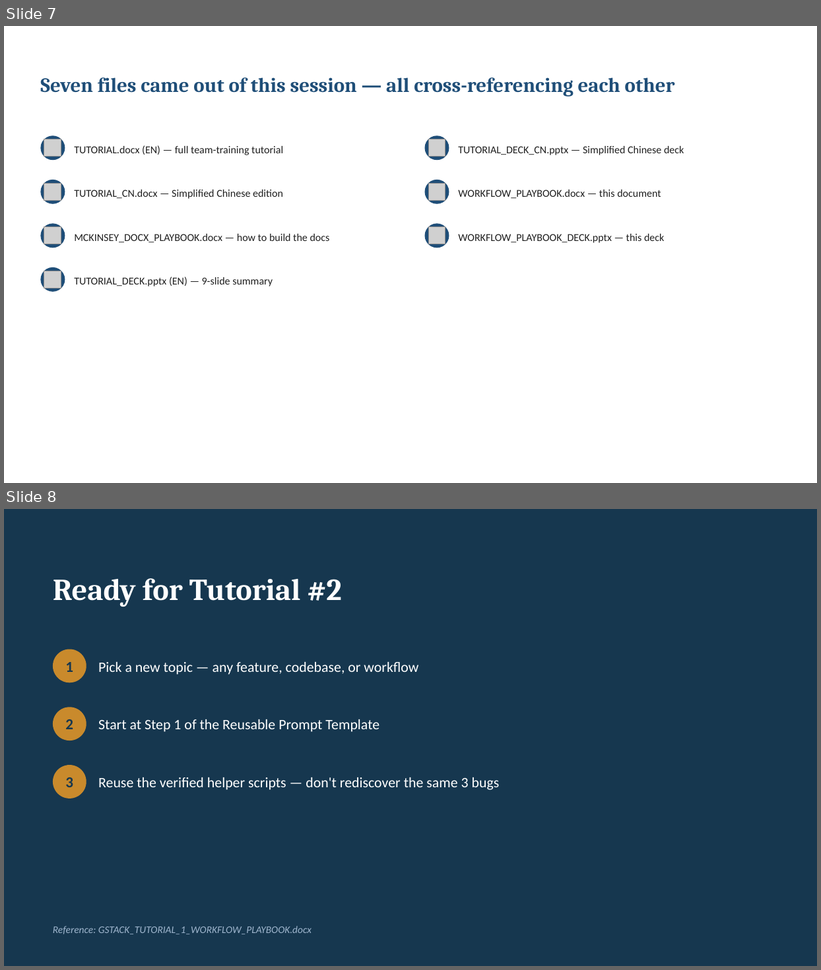
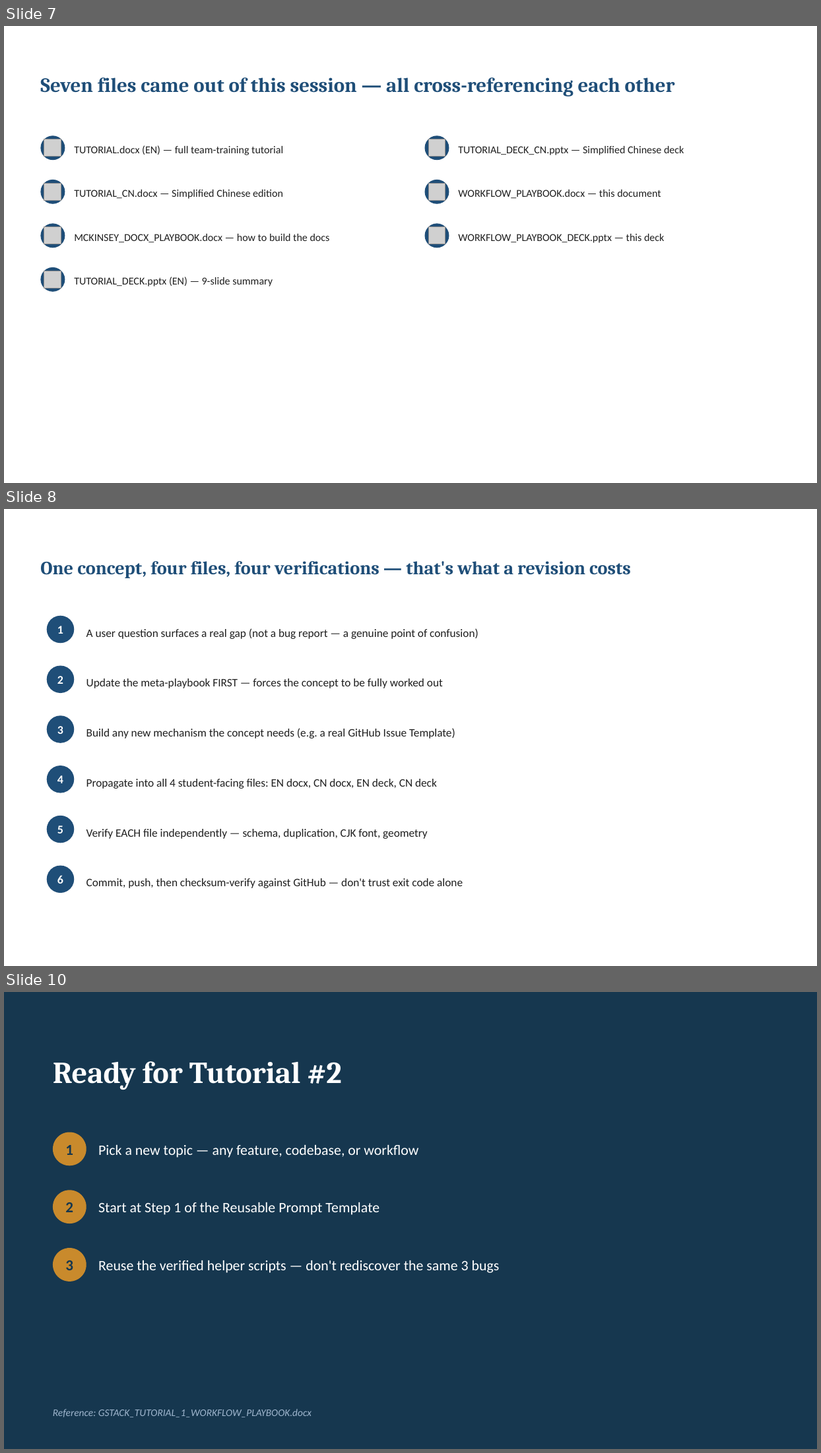
Before and after one commit to mikelix/gstack-tutorial-1, a slide deck: GSTACK_TUTORIAL_1_WORKFLOW_PLAYBOOK_DECK.pptx. Shown one above the other, each under a label of ours: slides 7 and 8 before the commit, slides 7, 8 and 10 after it; the slides between them are not shown. The pictures are 821x970 and 821x1453 pixels, drawn with LibreOffice and Linux fonts; fonts in the diff are those of the drawing; grey boxes stand for pictures. Boxes give left, top, right and bottom in pixels: in the first picture for what was removed or moved away, otherwise in the second. Text is boxed around its words. In the diff, an @@ line names an element or a change of style, - is before the commit and + after.

```diff
--- a/GSTACK_TUTORIAL_1_WORKFLOW_PLAYBOOK_DECK.pptx
+++ b/GSTACK_TUTORIAL_1_WORKFLOW_PLAYBOOK_DECK.pptx
@@ slide 8 added at <box>4,509,817,966</box>, background #FFFFFF @@
@@ text added at <box>40,561,631,578</box>, 22 pt, text #1F4E78, bold @@
+One concept, four files, four verifications — that's what a revision costs
@@ ellipse added at <box>47,616,74,643</box>, fill #1F4E78 @@
@@ text added at <box>57,626,63,634</box>, 14 pt, text #FFFFFF, bold @@
+1
@@ text added at <box>86,628,479,639</box>, 13.5 pt, text #1F1F1F @@
+A user question surfaces a real gap (not a bug report — a genuine point of confusion)
@@ ellipse added at <box>47,666,74,693</box>, fill #1F4E78 @@
@@ text added at <box>57,676,63,684</box>, 14 pt, text #FFFFFF, bold @@
+2
@@ text added at <box>86,679,443,689</box>, 13.5 pt, text #1F1F1F @@
+Update the meta-playbook FIRST — forces the concept to be fully worked out
@@ ellipse added at <box>47,716,74,743</box>, fill #1F4E78 @@
@@ text added at <box>57,726,63,734</box>, 14 pt, text #FFFFFF, bold @@
+3
@@ text added at <box>86,728,455,739</box>, 13.5 pt, text #1F1F1F @@
+Build any new mechanism the concept needs (e.g. a real GitHub Issue Template)
@@ ellipse added at <box>47,766,74,793</box>, fill #1F4E78 @@
@@ text added at <box>57,776,63,784</box>, 14 pt, text #FFFFFF, bold @@
+4
@@ text added at <box>86,779,437,789</box>, 13.5 pt, text #1F1F1F @@
+Propagate into all 4 student-facing files: EN docx, CN docx, EN deck, CN deck
@@ ellipse added at <box>47,816,74,843</box>, fill #1F4E78 @@
@@ text added at <box>57,826,63,834</box>, 14 pt, text #FFFFFF, bold @@
+5
@@ text added at <box>86,829,428,839</box>, 13.5 pt, text #1F1F1F @@
+Verify EACH file independently — schema, duplication, CJK font, geometry
@@ ellipse added at <box>47,866,74,893</box>, fill #1F4E78 @@
@@ text added at <box>57,875,63,884</box>, 14 pt, text #FFFFFF, bold @@
+6
@@ text added at <box>86,879,463,889</box>, 13.5 pt, text #1F1F1F @@
+Commit, push, then checksum-verify against GitHub — don't trust exit code alone
@@ what was slide 8 is now slide 10 @@
```
Also in this commit, not shown: 1 other slide added, 1 other file.
